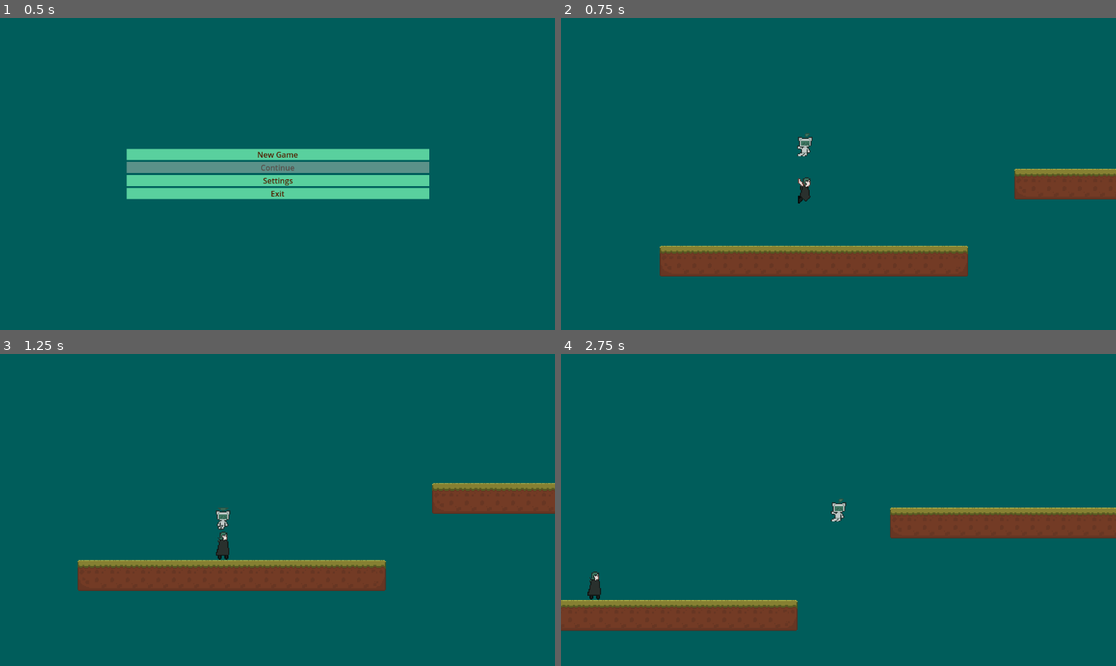
Above: before the commit, frames 1-4 (two rows, left to right).
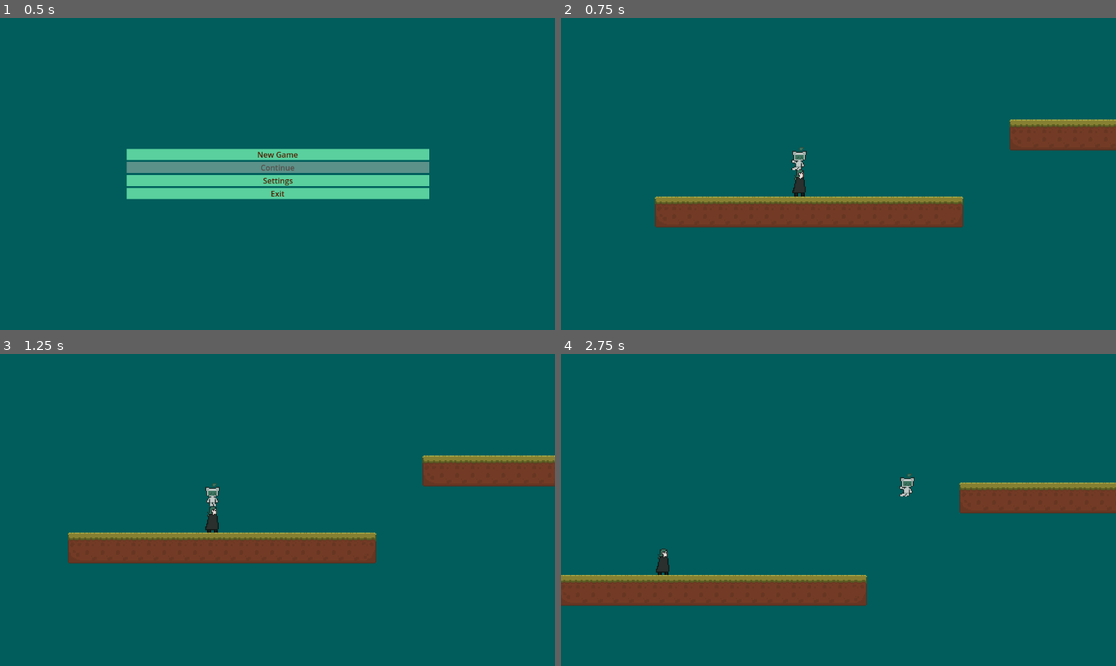
Above: after the commit, the same moments.

Repository: RedHeadEagles/Cafe-Bog-Game-Jam
Game: Godot game, scene res://scenes/main_menu.tscn
The game is run twice, just before and just after one commit, with the same random seed, the same clock (stepped at 60 frames per second) and the same inputs.
Inputs:
- Up to frame 1 (0.5 s): no input
- Up to frame 2 (0.75 s): click "New Game" at 0.5 s
- Up to frame 3 (1.25 s): no input
- Up to frame 4 (2.75 s): hold Right (right) from 1.28 s (still down); tap Space (jump) at 1.35, 1.52, 1.82, 2.27, 2.3, 2.57 s; tap Q (switch) at 2.1 s

Frame 1 is identical in both runs. In frame 2, 15% of the frame differs, in the area x 16-100%, y 32-83%; in frame 3, 15%; in frame 4, 16%, in the area x 0-100%, y 38-89%.

Commit message:
camera and collision box adjustments

Diff:
--- a/scenes/bot.tscn
+++ b/scenes/bot.tscn
@@ -4,19 +4,11 @@
 [ext_resource type="Texture2D" uid="uid://ckg04e7eev0p0" path="res://art/ANDROID Sprite.png" id="2_qpkb6"]
 
 [sub_resource type="RectangleShape2D" id="RectangleShape2D_rwgxs"]
-size = Vector2(14, 23)
+size = Vector2(13, 20)
 
 [sub_resource type="AtlasTexture" id="AtlasTexture_ntuq6"]
 atlas = ExtResource("2_qpkb6")
 region = Rect2(0, 39, 16, 24)
-
-[sub_resource type="AtlasTexture" id="AtlasTexture_bf32g"]
-atlas = ExtResource("2_qpkb6")
-region = Rect2(0, 71, 16, 24)
-
-[sub_resource type="AtlasTexture" id="AtlasTexture_px7s3"]
-atlas = ExtResource("2_qpkb6")
-region = Rect2(16, 71, 16, 24)
 
 [sub_resource type="AtlasTexture" id="AtlasTexture_hhacj"]
 atlas = ExtResource("2_qpkb6")
@@ -30,6 +22,14 @@
 atlas = ExtResource("2_qpkb6")
 region = Rect2(32, 7, 16, 24)
 
+[sub_resource type="AtlasTexture" id="AtlasTexture_bf32g"]
+atlas = ExtResource("2_qpkb6")
+region = Rect2(0, 71, 16, 24)
+
+[sub_resource type="AtlasTexture" id="AtlasTexture_px7s3"]
+atlas = ExtResource("2_qpkb6")
+region = Rect2(16, 71, 16, 24)
+
 [sub_resource type="SpriteFrames" id="SpriteFrames_vjusx"]
 animations = [{
 "frames": [{
@@ -38,17 +38,6 @@
 }],
 "loop": true,
 "name": &"fly",
-"speed": 5.0
-}, {
-"frames": [{
-"duration": 1.0,
-"texture": SubResource("AtlasTexture_bf32g")
-}, {
-"duration": 1.0,
-"texture": SubResource("AtlasTexture_px7s3")
-}],
-"loop": true,
-"name": &"idle",
 "speed": 5.0
 }, {
 "frames": [{
@@ -62,6 +51,17 @@
 "texture": SubResource("AtlasTexture_u8vap")
 }],
 "loop": true,
+"name": &"idle",
+"speed": 5.0
+}, {
+"frames": [{
+"duration": 1.0,
+"texture": SubResource("AtlasTexture_bf32g")
+}, {
+"duration": 1.0,
+"texture": SubResource("AtlasTexture_px7s3")
+}],
+"loop": true,
 "name": &"move",
 "speed": 5.0
 }]
@@ -69,18 +69,19 @@
 [node name="Bot" type="CharacterBody2D"]
 collision_mask = 3
 script = ExtResource("1_cwism")
+metadata/_edit_group_ = true
 
 [node name="CollisionShape2D" type="CollisionShape2D" parent="."]
-position = Vector2(1, 0.5)
+position = Vector2(-0.5, 2)
 shape = SubResource("RectangleShape2D_rwgxs")
 
 [node name="Android" type="AnimatedSprite2D" parent="."]
 sprite_frames = SubResource("SpriteFrames_vjusx")
 animation = &"idle"
-frame_progress = 0.0310577
 
 [node name="Camera2D" type="Camera2D" parent="."]
 enabled = false
 zoom = Vector2(2, 2)
+position_smoothing_enabled = true
 
 [connection signal="switch" from="." to="." method="_on_switch"]
--- a/scenes/human.tscn
+++ b/scenes/human.tscn
@@ -4,7 +4,7 @@
 [ext_resource type="Texture2D" uid="uid://d0ivrlyja6po2" path="res://art/DRUID Sprite.png" id="2_cwf78"]
 
 [sub_resource type="RectangleShape2D" id="RectangleShape2D_gv5m4"]
-size = Vector2(16, 31)
+size = Vector2(11, 27)
 
 [sub_resource type="AtlasTexture" id="AtlasTexture_cwf78"]
 atlas = ExtResource("2_cwf78")
@@ -95,19 +95,18 @@
 metadata/_edit_group_ = true
 
 [node name="CollisionShape2D" type="CollisionShape2D" parent="."]
-position = Vector2(-1, 0.5)
+position = Vector2(-0.5, 0.5)
 shape = SubResource("RectangleShape2D_gv5m4")
 debug_color = Color(0, 0.594737, 0.729336, 0.42)
 
 [node name="Druid" type="AnimatedSprite2D" parent="."]
 sprite_frames = SubResource("SpriteFrames_74uwr")
-animation = &"jump"
+animation = &"idle"
 
 [node name="Camera2D" type="Camera2D" parent="."]
 zoom = Vector2(2, 2)
 process_callback = 0
 position_smoothing_enabled = true
-drag_horizontal_enabled = true
 drag_vertical_enabled = true
 drag_horizontal_offset = 0.6
 
--- a/scenes/world.tscn
+++ b/scenes/world.tscn
@@ -149,7 +149,7 @@
 [node name="World" type="Node2D"]
 
 [node name="Human" parent="." instance=ExtResource("1_nnsk1")]
-position = Vector2(104, -42)
+position = Vector2(103, 9)
 collision_mask = 2
 
 [node name="TileMapLayer" type="TileMapLayer" parent="."]
@@ -157,7 +157,7 @@
 tile_set = SubResource("TileSet_k0juu")
 
 [node name="Bot" parent="." instance=ExtResource("3_4wyf3")]
-position = Vector2(103, -88)
+position = Vector2(102, -21)
 fly = true
 interface = true
 move_enabled = false
